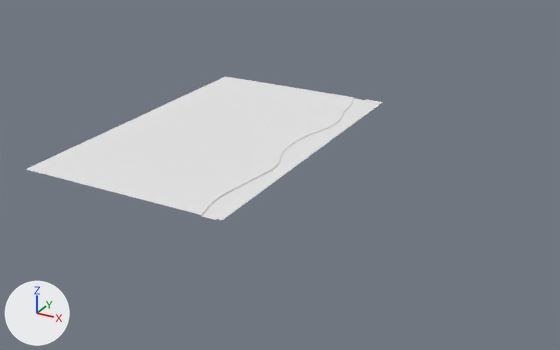
Before and after pictures for a commit that changed the OBJ model Assets/Prefabs/Roads/straight-left3.obj.
One viewpoint serves both versions: a camera (50 mm lens) standing at (164.0, -297.0, 132.0) and looking at (5.0, -8.0, -12.0). The lights are fixed; the arrows at lower left show +X, +Y and +Z. Where no turn or scale is listed for an object, it has been applied to the vertices.

Script lines for the objects in view, before the commit:
```python
me_plane_011_plane_012 = bpy.data.meshes.new('Plane.011_Plane.012')
me_plane_011_plane_012.from_pydata(...)  # 394 vertices, 346 faces; spans x -80.0..20.0, y -80.0..80.0, z -1.0..0.0
me_plane_011_plane_012.materials.append(mat_none)  # white #e7e7e7
ob_plane_011_plane_012 = bpy.data.objects.new('Plane.011_Plane.012', me_plane_011_plane_012)
ob_plane_011_plane_012.location = (0.0, 0.0, 0.0)
```
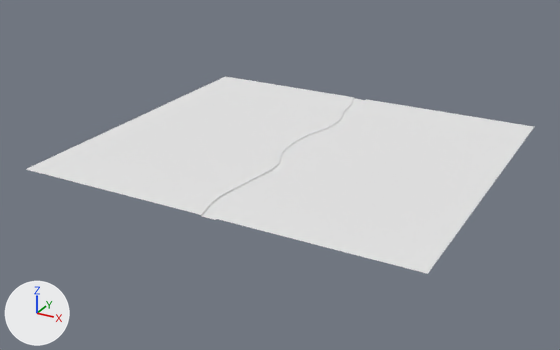
What changed in the scene script:
```text
Change me_plane_011_plane_012:
    where me_plane_011_plane_012.from_pydata(...)  # 394 vertices, 346 faces; spans x -80.0..20.0, y -80.0..80.0, z -1.0..0.0
    used by ob_plane_011_plane_012; location = (0.0, 0.0, 0.0)
    me_plane_011_plane_012 part 1: all 39 vertices in x 20.0, y -80.0..80.0, z 0.0 are moved by (80.0, 0.0, 0.0)
```

Location of each change, (x1, y1, x2, y2) in pixels of the pictures (560 x 350 px; the box of a moved part takes in the faces that stretch with it):
'Plane.011_Plane.012', reshaped (43% wider, 37% taller): before (26, 76, 382, 220); after (26, 76, 534, 274)
part 1 of me_plane_011_plane_012, moved or reshaped: before (219, 100, 382, 220); after (219, 100, 534, 274)
